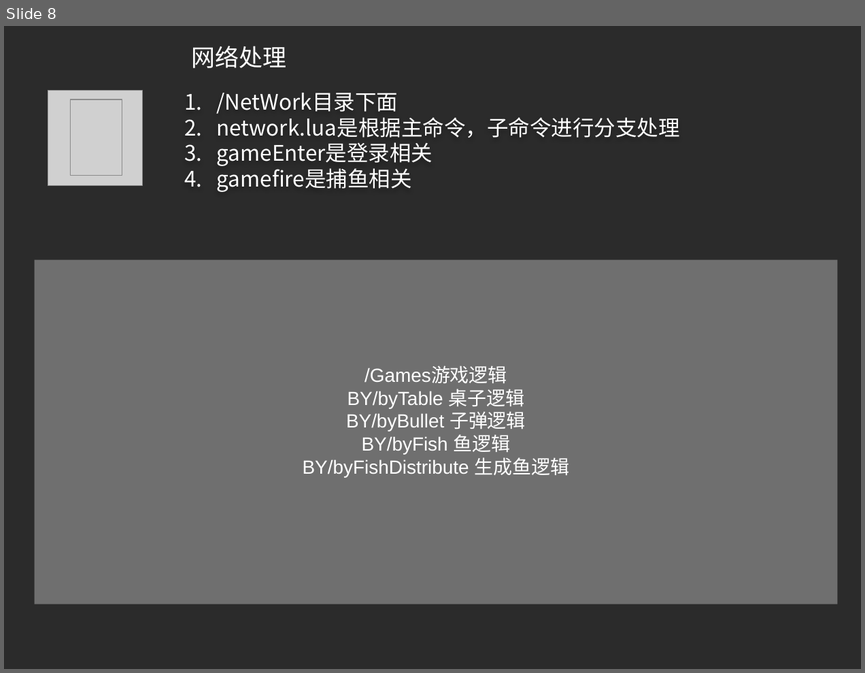
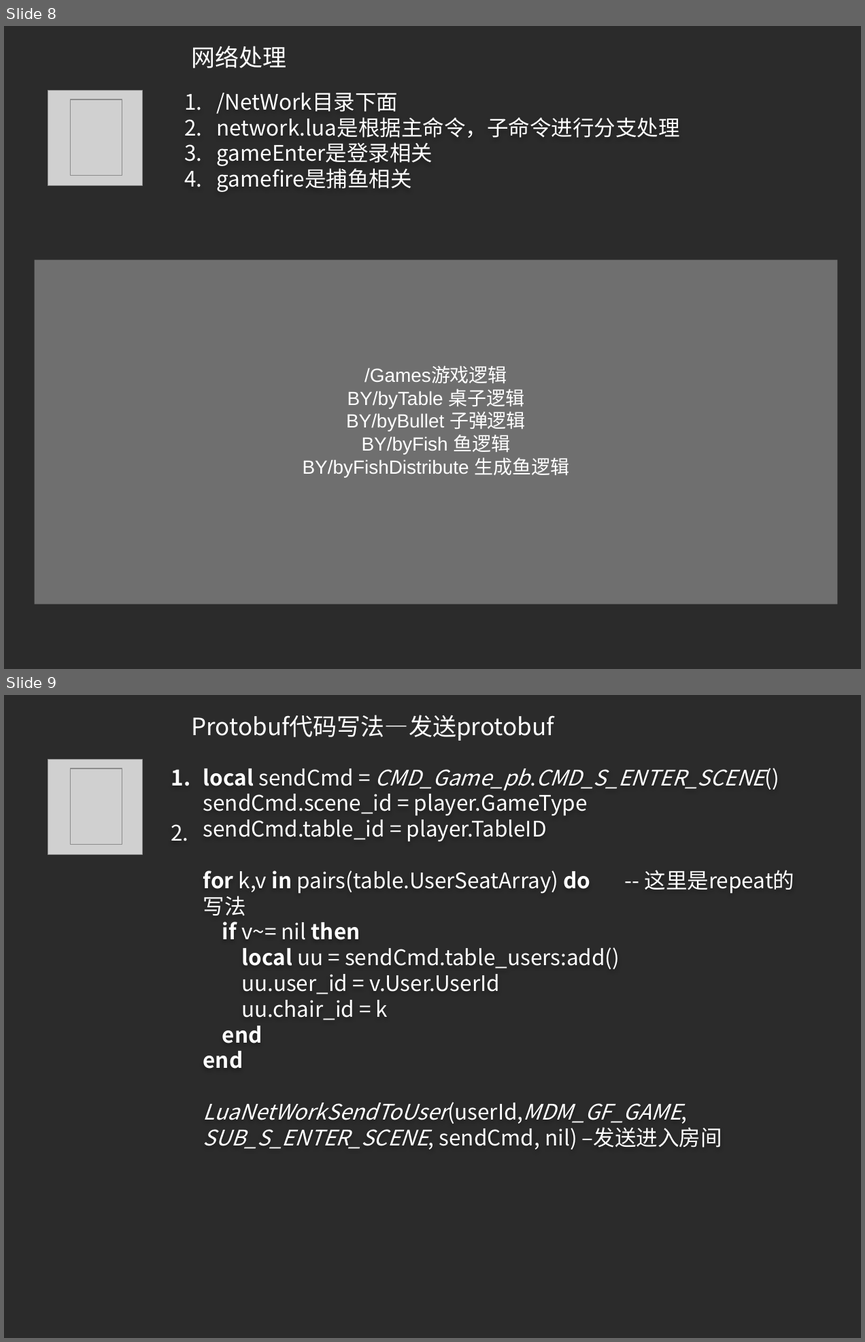
Before and after one commit to zgame/GoLangCode, a slide deck: ServerGameBYLua2/说明文档/服务器架构设计.pptx. Shown one above the other, each under a label of ours: slide 8 before the commit, slides 8 and 9 after it. The pictures are 865x673 and 865x1342 pixels, drawn with LibreOffice and Linux fonts; fonts in the diff are those of the drawing; grey boxes stand for pictures; background and template pictures are left out; a plain dark background stands for a picture behind light text. Boxes give left, top, right and bottom in pixels: in the first picture for what was removed or moved away, otherwise in the second. Text is boxed around its words. In the diff, an @@ line names an element or a change of style, - is before the commit and + after.

```diff
--- a/ServerGameBYLua2/说明文档/服务器架构设计.pptx
+++ b/ServerGameBYLua2/说明文档/服务器架构设计.pptx
@@ slide 9 added at box(4, 695, 861, 1338), background picture (left out) @@
@@ title added at box(191, 715, 554, 741), 20 pt, text #FFFFFF @@
+Protobuf代码写法—发送protobuf
@@ picture added at box(48, 759, 142, 854) @@
@@ picture added at box(70, 768, 122, 845) @@
@@ text added at box(203, 768, 795, 1149), 18 pt, text #FFFFFF @@
+1. local sendCmd = CMD_Game_pb.CMD_S_ENTER_SCENE()
+   sendCmd.scene_id = player.GameType
+   sendCmd.table_id = player.TableID
+2. for k,v in pairs(table.UserSeatArray) do -- 这里是repeat的写法
+   if v~= nil then
+   local uu = sendCmd.table_users:add()
+   uu.user_id = v.User.UserId
+   uu.chair_id = k
+   end
+   end
+   LuaNetWorkSendToUser(userId,MDM_GF_GAME, SUB_S_ENTER_SCENE, sendCmd, nil) –发送进入房间
```
Also in this commit, not shown: 1 other slide added, 4 other files.
